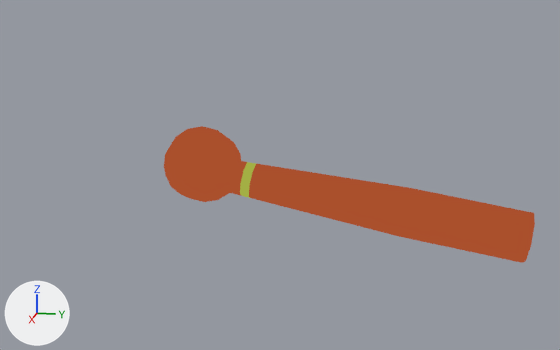
Renders of the Blender file assets/weapons/generic_hand.blend from each side of a commit.
One viewpoint serves both versions: a camera (50 mm lens) standing at (18.73, 5.76, 4.5) and looking at (-0.03, 2.01, -0.18). Arrows for +X, +Y and +Z are at lower left; the lights stay in place.
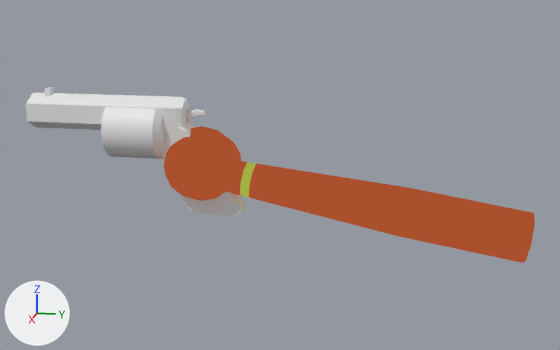
What differs and where, as boxes (x1, y1, x2, y2) in the pictures (560 x 350 px):
'Cylinder.001', added: after (25, 87, 245, 216)
'Cube', added: after (186, 109, 206, 121)

Edits to the bpy script that builds the scene:
```text
Add me_cube_001:
    me_cube_001.from_pydata([(-1.0, -1.0, -1.0), (-1.0, -1.0, 1.0), (-1.0, 1.78, 0.6), (1.0, -1.0, -1.0), (1.0, 1.78, 0.6), (-1.0, 3.48, 0.83), (1.0, 3.48, 0.83), (-0.76, 1.78, 1.66), (-1.0, 1.78, 1.42), (-1.0, 1.54, 1.6), (1.0, -1.0, 0.76), (0.76, -1.0, 1.0), (1.0, 1.78, 1.42), (0.76, 1.78, 1.66), (-0.76, 3.25, 1.46), (-1.0, 3.48, 1.18), (0.76, 3.25, 1.46), (1.0, 3.48, 1.18)], [], [(7, 13, 16, 14), (5, 15, 17, 6), (3, 10, 11, 1, 0), (12, 4, 6, 17), (2, 4, 3, 0), (0, 1, 9, 8, 2), (4, 2, 5, 6), (2, 8, 15, 5), (4, 12, 10, 3), (7, 8, 9), (13, 11, 10, 12), (14, 16, 17, 15), (16, 13, 12, 17), (15, 8, 7, 14), (13, 7, 9, 1, 11)])
Add me_cylinder_001:
    me_cylinder_001.from_pydata(...)  # 148 vertices, 128 faces; spans x -0.75..0.75, y -0.47..5.23, z -2.53..0.6
    me_cylinder_001.polygons.foreach_set('use_smooth', [True] * 128)
Add ob_cube:
    ob_cube = bpy.data.objects.new('Cube', me_cube_001)
    ob_cube.location = (0.0, -0.36, 1.21)
    ob_cube.scale = (0.0519, 0.13, 0.13)
Add ob_cylinder_001:
    ob_cylinder_001 = bpy.data.objects.new('Cylinder.001', me_cylinder_001)
    ob_cylinder_001.location = (0.0, -4.19, 1.27)
```
